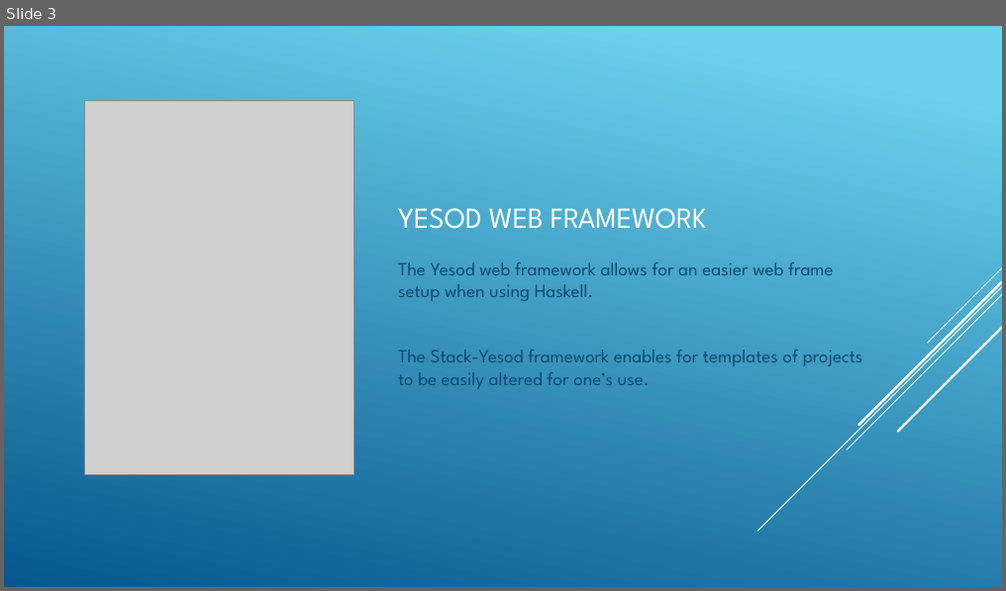
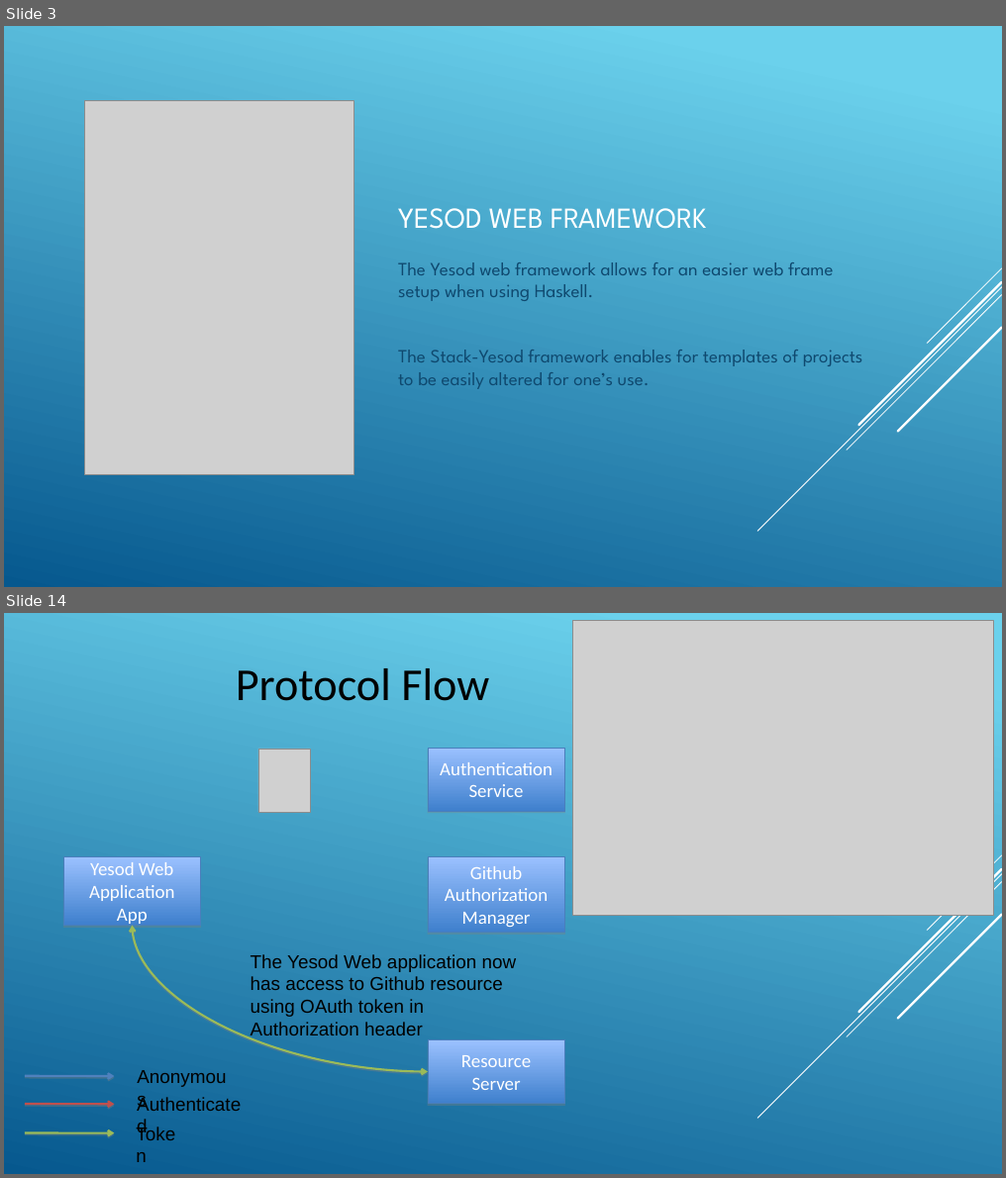
Before and after one commit to sftcd/cs7053, a slide deck: 2016lectures/GitHub OAUth2.pptx. Shown one above the other, each under a label of ours: slide 3 before the commit, slides 3 and 14 after it; the slides between them are not shown. The pictures are 1006x591 and 1006x1178 pixels, drawn with LibreOffice and Linux fonts; fonts in the diff are those of the drawing; grey boxes stand for pictures. Boxes give left, top, right and bottom in pixels: in the first picture for what was removed or moved away, otherwise in the second. Text is boxed around its words. In the diff, an @@ line names an element or a change of style, - is before the commit and + after.

Commit message:
Updated Github OAuth2 slides and moved name from READme to slide deck.

```diff
--- a/2016lectures/GitHub OAUth2.pptx
+++ b/2016lectures/GitHub OAUth2.pptx
@@ slide 14 added at [4,613,1002,1174], background gradient #6ED2EB to #06588E; not listed: 5 template elements that a slide beside it also shows @@
@@ picture added at [573,621,993,916] @@
@@ text added at [236,668,489,701], 44 pt, text #000000 @@
+Protocol Flow
@@ picture added at [258,749,310,812] @@
@@ rectangle added at [428,748,564,811], fill gradient #9BC1FF to #3F80CD, outline #4A7EBB 0.74 pt, 18 pt, text #FFFFFF @@
+Authentication Service
@@ rectangle added at [63,857,201,925], fill gradient #9BC1FF to #3F80CD, outline #4A7EBB 0.74 pt, 18 pt, text #FFFFFF @@
+Yesod Web Application
+App
@@ rectangle added at [428,857,564,932], fill gradient #9BC1FF to #3F80CD, outline #4A7EBB 0.74 pt, 18 pt, text #FFFFFF @@
+Github
+Authorization Manager
@@ curved double arrow added from (132, 925) to (428, 1072), #9BBB59 2.01 pt @@
@@ text added at [251,955,517,1040], 18 pt, text #000000 @@
+The Yesod Web application now has access to Github resource using OAuth token in Authorization header
@@ rectangle added at [428,1041,564,1104], fill gradient #9BC1FF to #3F80CD, outline #4A7EBB 0.74 pt, 18 pt, text #FFFFFF @@
+Resource Server
@@ arrow added from (26, 1076) to (114, 1076), #4F81BD 2.01 pt @@
@@ text added at [130,1061,243,1091], 18 pt, text #000000 @@
+Anonymous
@@ arrow added from (26, 1104) to (114, 1104), #C0504D 2.01 pt @@
@@ text added at [130,1088,258,1118], 18 pt, text #000000 @@
+Authenticated
@@ arrow added from (26, 1134) to (114, 1134), #9BBB59 2.01 pt @@
@@ text added at [129,1118,193,1149], 18 pt, text #000000 @@
+Token
```
Also in this commit, not shown: 7 slides changed, 6 other slides added, 1 other file.
